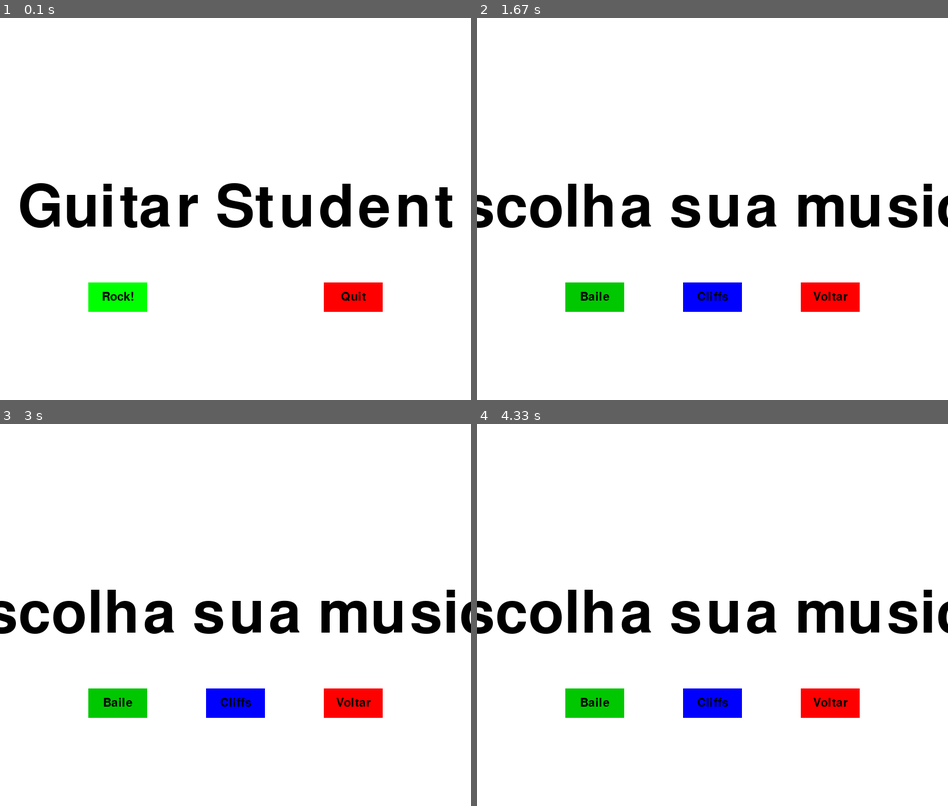
Above: before the commit, frames 1-4 (two rows, left to right).
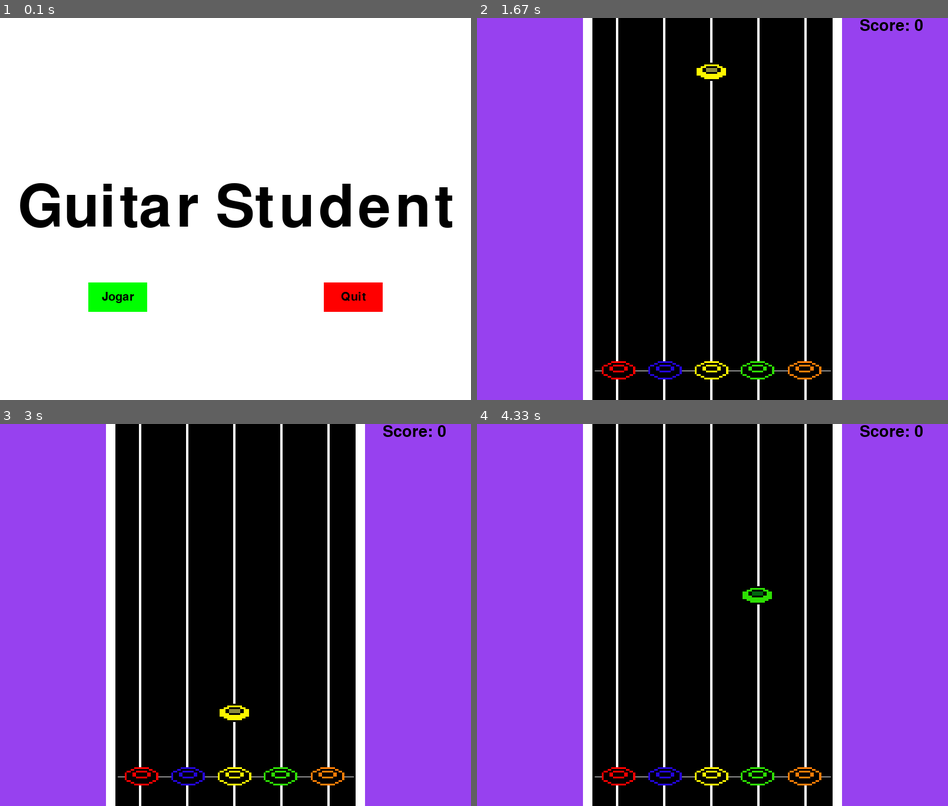
Above: after the commit, the same moments.

Repository: claraluques/projeto-dsoft
Game: pygame game, started from mods_do_pedrao.py
Same seed, same stepped clock (60 frames per second), same inputs: the game is played once before the commit and once after it.
Inputs (mouse positions are in pixels of both pictures, inside the frame that each line leads up to):
- Up to frame 1 (0.1 s): no input
- Up to frame 2 (1.67 s): click (594, 296) at 0.42 s, where only the run after the commit has a clickable "Jogar"; click "Baile" at 0.77 s; tap T at 1 s
- Up to frame 3 (3 s): no input
- Up to frame 4 (4.33 s): no input

The runs differ from the first frame. In frame 1, 0.1% of the frame differs, in the area x 21-29%, y 71-75%; in frame 2, 93%, in the area x 0-100%, y 0-100%; in frame 3, 93%; in frame 4, 93%.

Commit message:
criei uma tela de escolha de musica

Diff:
--- a/mods_do_pedrao.py
+++ b/mods_do_pedrao.py
@@ -53,13 +53,13 @@
 clock = pygame.time.Clock()
 crashed = False
 
-
+gerente_imagens = t.GerenciadorImagens()
 
 guitarraImg = pygame.image.load('guitarra.png')
 guitarraImg = pygame.transform.scale(guitarraImg, (800,650))
 
 pause = False
-Menu = True
+
 
 modo = 0 #0: modo normal 1: modo aleatorio
 
@@ -103,6 +103,10 @@
 #
 #def bot5(x, y5):
 #    gameDisplay.blit(bot5Img,(x+316 , y5))
+def bot(x,y,Img):
+    botImg = pygame.image.load(Img)
+    botImg = pygame.transform.scale(botImg, (100,100))
+    gameDisplay.blit(botImg,(x , y))
 
 def Score(count):
     font = pygame.font.SysFont(None,40)
@@ -137,9 +141,10 @@
     gameDisplay.blit(textSurf, textRect)
 
 def sair_jogo():
-    global intro, escolha
+    global intro, escolha,Menu
     escolha = "Sair"
     intro = False
+    Menu = False
 
 
 def sair_jogo2():
@@ -162,19 +167,9 @@
     loop_jogo()
 
 def game_intro():
-    global intro, escolha
+    global intro,Menu
 
     intro = True
-    escolha = ""
-
-#    clock = pygame.time.Clock()
-#    videointro = pygame.movie.Movie('.MPG')
-#    screen = pygame.display.set_mode(videointro.get_size())
-#    movie_screen = pygame.Surface(videointro.get_size()).convert()
-
-#    videointro.set_display(movie_screen)
-#    videointro.play()
-#
 
     pygame.mixer.music.load('musicaintro.mp3')
     pygame.mixer.music.play(0)
@@ -197,17 +192,14 @@
 
 #        button("GO!",150,450,100,50,green,bright_green,loop_jogo)
         button("Quit",550,450,100,50,red,bright_red,sair_jogo)
-        button("Rock!",150,450,100,50,green,bright_green,Menu_musicas)
+        button("Jogar",150,450,100,50,green,bright_green,Menu_musica)
 
 
 
         pygame.display.update()
         clock.tick(15)
 
-    if escolha == "Go":
-        loop_jogo2()
-    else:
-        sair_jogo2()
+
 
 
 def unpause():
@@ -237,36 +229,49 @@
         pygame.display.update()
         clock.tick(15)
 
-def Menu_musicas():
-    global intro, Menu
-    intro = False
+
+
+def Menu_musica():
+    global Menu,escolha
+
+    escolha = ""
+    Menu = True
+
     while Menu:
         for event in pygame.event.get():
 
             if event.type == pygame.QUIT:
                 pygame.quit()
                 quit()
-        intro = False
+
         gameDisplay.fill(white)
-        largeText = pygame.font.Font('freesansbold.ttf',100)
+        largeText = pygame.font.Font('freesansbold.ttf',10)
         TextSurf, TextRect = text_objects("Escolha sua musica", largeText)
         TextRect.center = ((display_width/2),(display_height/2))
         gameDisplay.blit(TextSurf, TextRect)
 
-
-        button("Baile",150,450,100,50,green,bright_green,escolha_modo1)
-        button("Cliffs",350,450,100,50,blue,bright_blue,escolha_modo2)
+#        button("GO!",150,450,100,50,green,bright_green,loop_jogo)
         button("Voltar",550,450,100,50,red,bright_red,game_intro)
+        button("Baile",150,550,100,50,green,bright_green,escolha_modo1)
+        button("Aleatoria",450,550,100,50,green,bright_green,escolha_modo3)
+
 
         pygame.display.update()
         clock.tick(15)
 
+    if escolha == "Go":
+        loop_jogo2()
+    elif escolha == "Sair":
+        sair_jogo2()
+
+
+
 
 def loop_jogo():
-    global intro, escolha
+    global intro, escolha,Menu
     escolha = "Go"
     intro = False
-
+    Menu = False
 
 def loop_jogo2():
     ganhou = False
@@ -306,6 +311,11 @@
         gameDisplay.fill(purple)
         gameDisplay.blit(guitarraImg, (0, 0))
         pygame.draw.line(gameDisplay, white ,[200,600], [600,600], 1)
+        bot1 = bot(x,543,'buraco1.png')
+        bot2 = bot(x+79,543,'buraco2.png')
+        bot3 = bot(x+158,543,'buraco3.png')
+        bot4 = bot(x+236,543,'buraco4.png')
+        bot5 = bot(x+316,543,'buraco5.png')
 
         Score(score)
 
@@ -313,7 +323,7 @@
 
         for i in range (len(listay1)):
             y1 = listay1[i]
-            t.tecla1(x, y1, gameDisplay)
+            gerente_imagens.tecla1(x, y1, gameDisplay)
             listay1[i] += y_change
             if y1 < miny:
                 miny = y1
@@ -321,32 +331,31 @@
 
         for i in range (len(listay2)):
             y2 = listay2[i]
-            t.tecla2(x, y2, gameDisplay)
+            gerente_imagens.tecla2(x, y2, gameDisplay)
             listay2[i] += y_change
             if y2 < miny:
                 miny = y2
 
         for i in range (len(listay3)):
             y3 = listay3[i]
-            t.tecla3(x, y3, gameDisplay)
+            gerente_imagens.tecla3(x, y3, gameDisplay)
             listay3[i] += y_change
             if y3 < miny:
                 miny = y3
 
         for i in range (len(listay4)):
             y4 = listay4[i]
-            t.tecla4(x, y4, gameDisplay)
+            gerente_imagens.tecla4(x, y4, gameDisplay)
             listay4[i] += y_change
             if y4 < miny:
                 miny = y4
 
         for i in range (len(listay5)):
             y5 = listay5[i]
-            t.tecla5(x, y5, gameDisplay)
+            gerente_imagens.tecla5(x, y5, gameDisplay)
             listay5[i] += y_change
             if y5 < miny:
                 miny = y5
-
 
         if miny >= display_height:
             musica1 = m.musica(modo)
